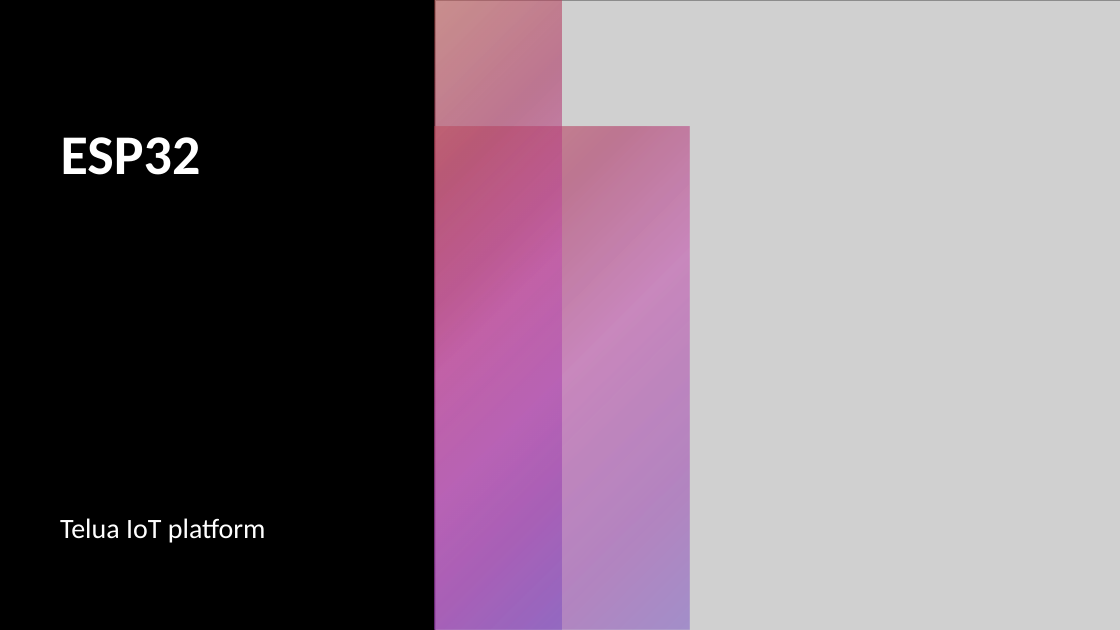
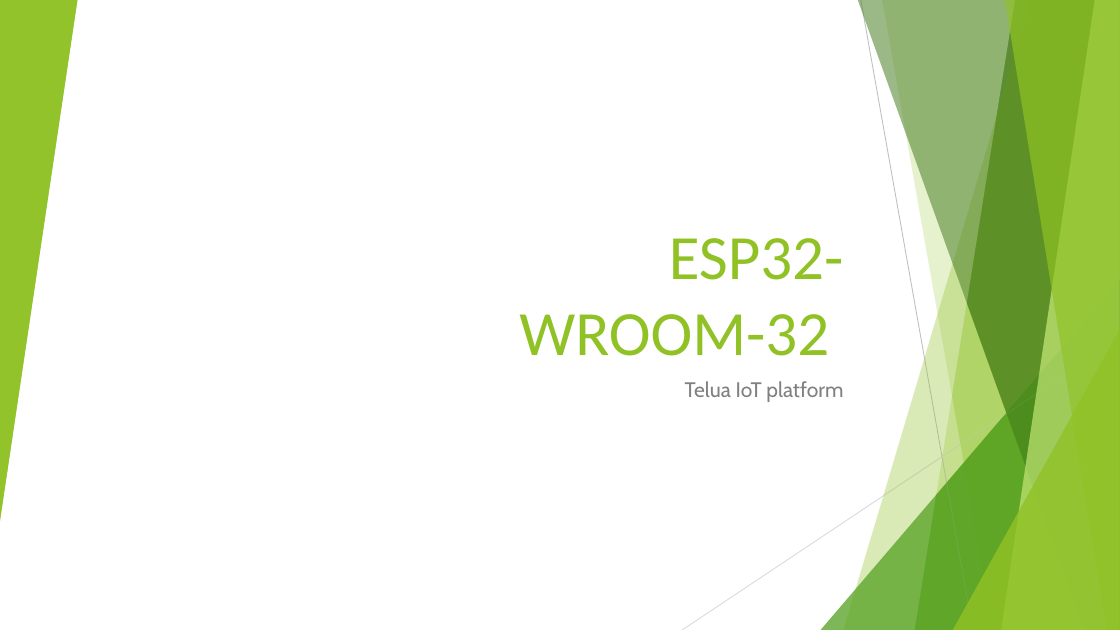
Before and after one commit to letrthong/telua_esp32_sensor, a slide deck: slide 1 of esp32_hardware/esp32.pptx. Drawn at 1120x630 pixels with LibreOffice and Linux fonts; fonts in the diff are those of the drawing; grey boxes stand for pictures; background and template pictures are left out. Boxes give left, top, right and bottom in pixels: in the first picture for what was removed or moved away, otherwise in the second. Text is boxed around its words. In the diff, an @@ line names an element or a change of style, - is before the commit and + after.

```diff
--- a/esp32_hardware/esp32.pptx
+++ b/esp32_hardware/esp32.pptx
@@ background #000000 to picture (left out) @@
@@ rectangle removed at (x1=0, y1=0, x2=126, y2=630) @@
@@ rectangle removed at (x1=0, y1=0, x2=1120, y2=630) @@
@@ group added at (x1=0, y1=0, x2=1120, y2=630): 5 freeform shapes, 3 triangles @@
@@ triangle added at (x1=0, y1=0, x2=77, y2=521), fill #90C226 at 85% opacity @@
@@ parallelogram added at (x1=343, y1=0, x2=1015, y2=630), fill #FFFFFF at 87% opacity @@
@@ picture removed at (x1=435, y1=0, x2=1120, y2=630) @@
@@ rectangle removed at (x1=435, y1=0, x2=561, y2=630) @@
@@ freeform shape added at (x1=844, y1=0, x2=1120, y2=630), fill #90C226 at 30% opacity @@
@@ freeform shape added at (x1=858, y1=0, x2=1120, y2=630), fill #3F7819 at 47% opacity @@
@@ line added from (861, 0) to (973, 630), #BFBFBF 0.75 pt @@
@@ freeform shape added at (x1=882, y1=0, x2=1120, y2=630), fill #90C226 at 20% opacity @@
@@ freeform shape added at (x1=1002, y1=0, x2=1120, y2=630), fill #C0E474 at 70% opacity @@
@@ freeform shape added at (x1=1005, y1=0, x2=1120, y2=630), fill #90C226 at 65% opacity @@
@@ rectangle removed at (x1=0, y1=126, x2=255, y2=630) @@
@@ rectangle removed at (x1=435, y1=126, x2=690, y2=630) @@
@@ title "ESP32-WROOM-32" at (x1=519, y1=238, x2=844, y2=356): vertical alignment top to bottom @@
@@ title at (x1=519, y1=238, x2=844, y2=356): text changed; size 48 to 54 pt; text colour #FFFFFF to #90C226; bold off @@
-ESP32
+ESP32-WROOM-32
@@ triangle added at (x1=821, y1=280, x2=1120, y2=630), fill #54A021 at 72% opacity @@
@@ line added from (1120, 339) to (682, 630), #D9D9D9 0.75 pt @@
@@ triangle added at (x1=953, y1=330, x2=1120, y2=630), fill #90C226 at 80% opacity @@
@@ subtitle "Telua IoT platform" moved from (x1=60, y1=518, x2=266, y2=543) to (x1=685, y1=381, x2=843, y2=402) @@
@@ subtitle "Telua IoT platform" at (x1=685, y1=381, x2=843, y2=402): size 24 to 18 pt, font Calibri to Cabin, text colour #FFFFFF to #808080; alignment left to right; line spacing 1.1 to 1; less space between paragraphs; vertical alignment bottom to top @@
```
Also in this commit, not shown: 4 slides added.
